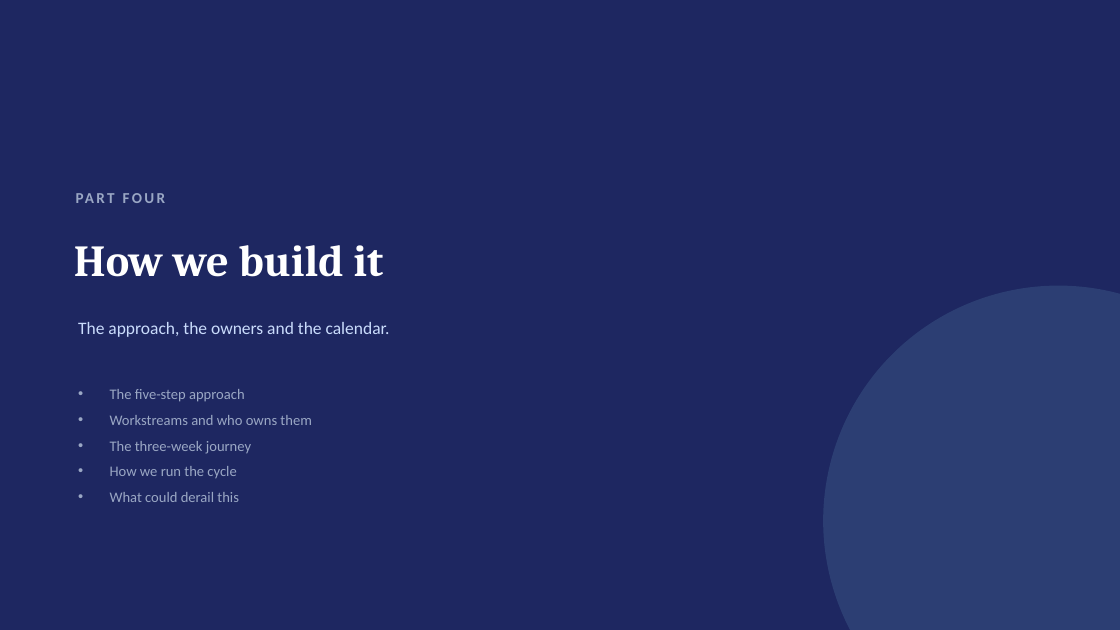
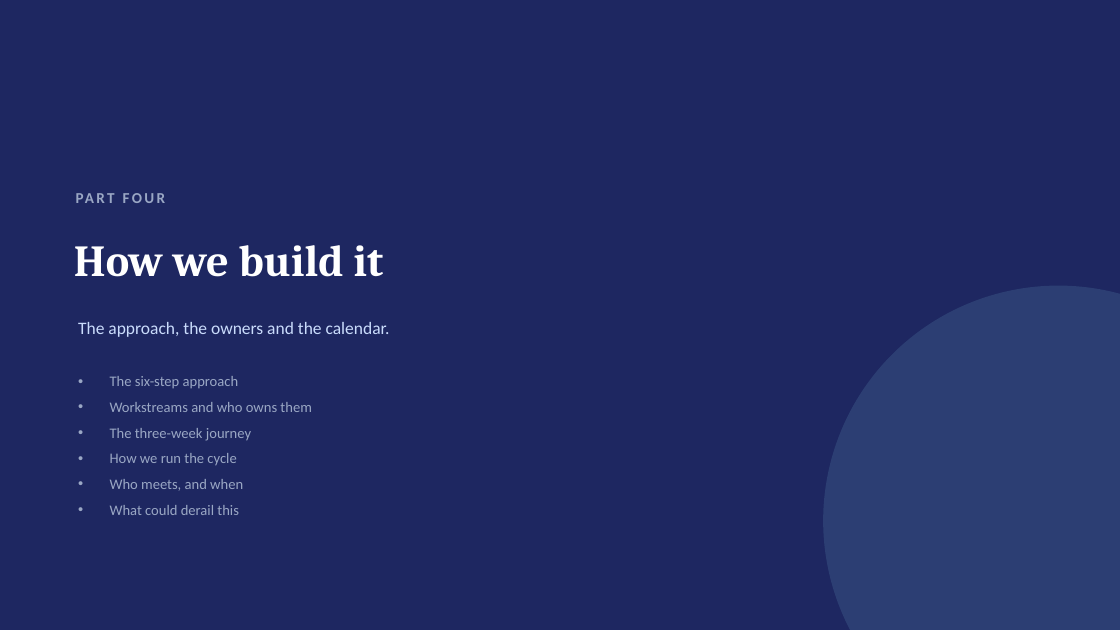
Before and after one commit to dhajjar-cyber/bae, a slide deck: slide 21 of FSI strategy/EAI&D-FSI-Strategy-Development-Plan.pptx. Drawn at 1120x630 pixels with LibreOffice and Linux fonts; fonts in the diff are those of the drawing. Boxes give left, top, right and bottom in pixels: in the first picture for what was removed or moved away, otherwise in the second. Text is boxed around its words. In the diff, an @@ line names an element or a change of style, - is before the commit and + after.

```diff
--- a/FSI strategy/EAI&D-FSI-Strategy-Development-Plan.pptx
+++ b/FSI strategy/EAI&D-FSI-Strategy-Development-Plan.pptx
@@ text at bbox=[110, 376, 239, 388]: text changed @@
-• The five-step approach
+• The six-step approach
@@ text at bbox=[110, 479, 243, 490]: paragraph added @@
+• Who meets, and when
```
Also in this commit, not shown: 1 other slide changed, 1 slide added, 1 other file.
